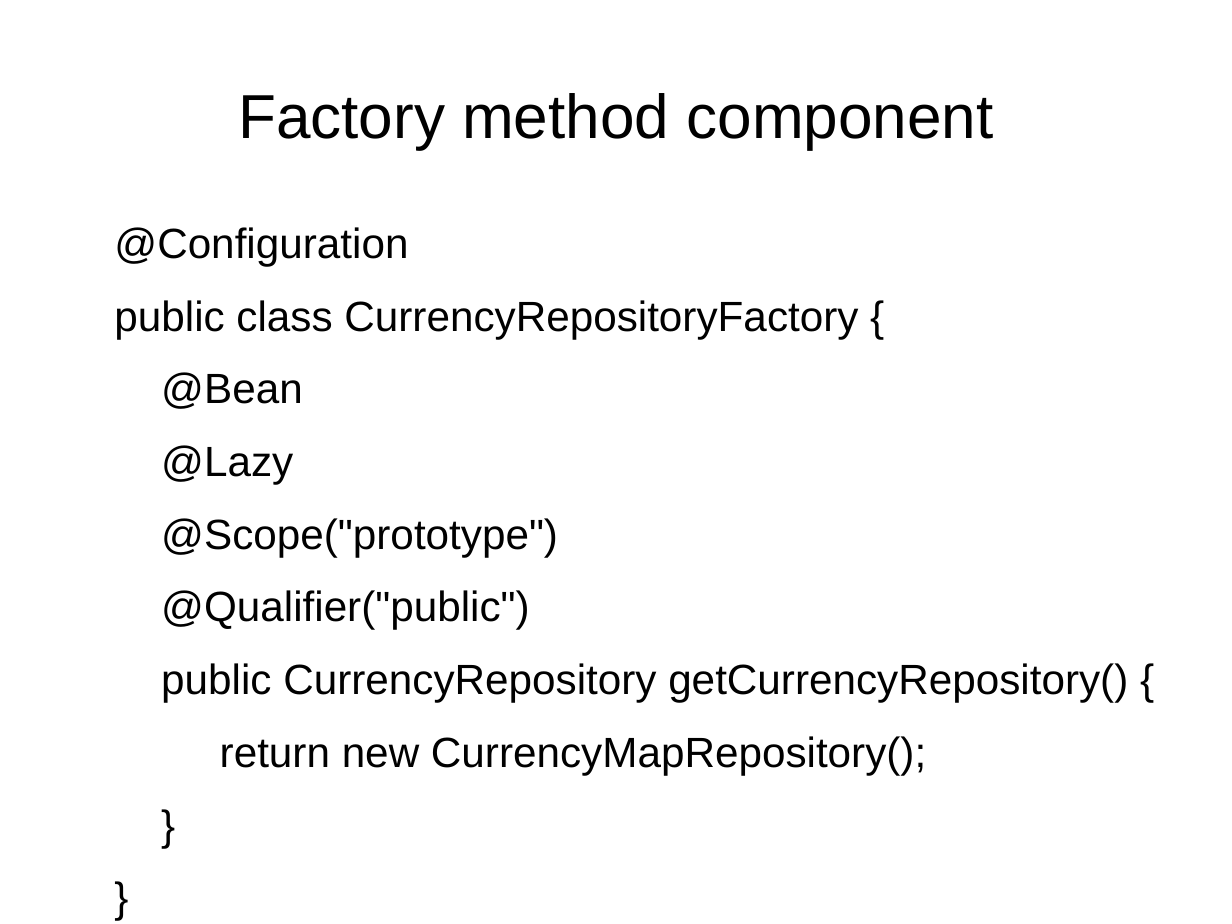
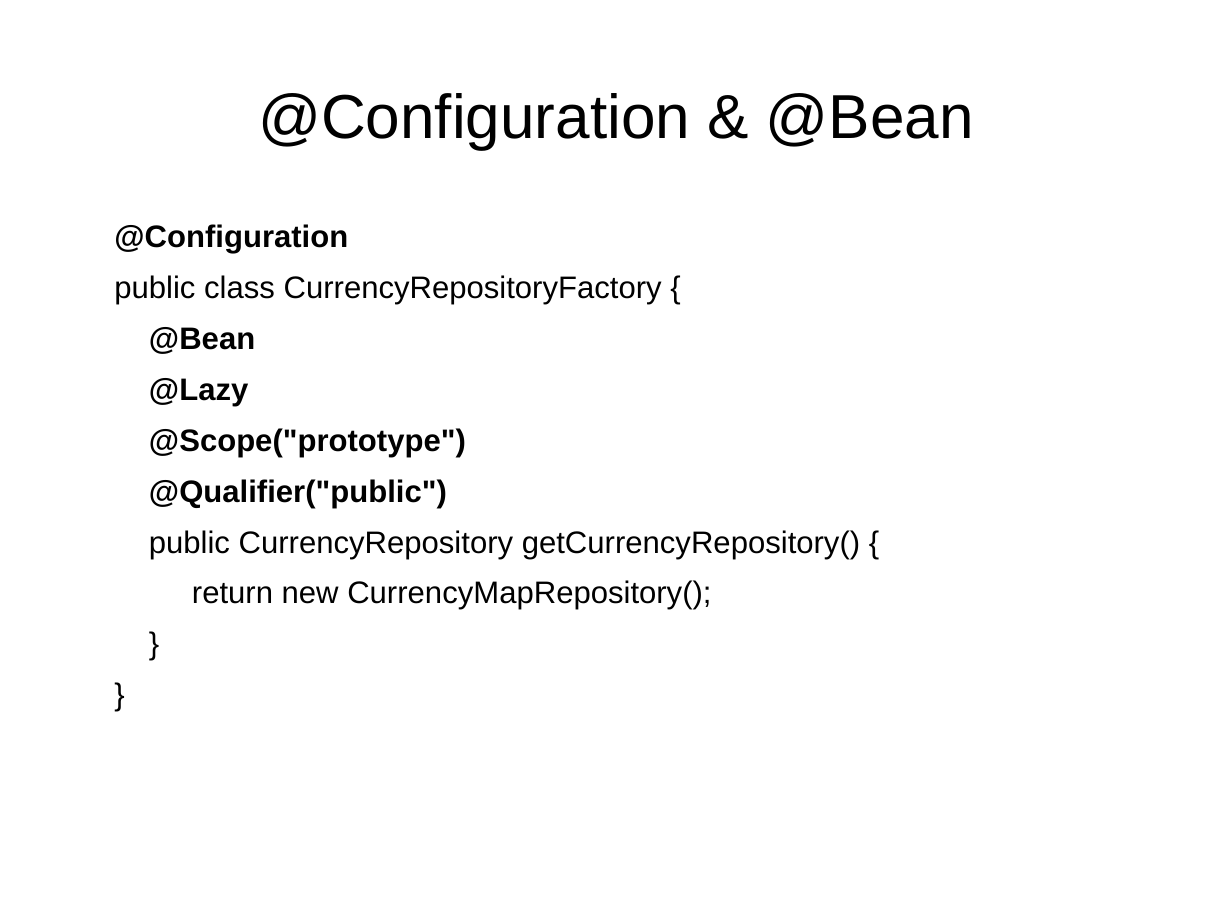
Before and after one commit to delia-popescu/spring-core, a slide deck: slide 30 of src/main/resources/spring_core.odp (slide 32 before the commit). Drawn at 1232x924 pixels with LibreOffice and Linux fonts; fonts in the diff are those of the drawing. Boxes give left, top, right and bottom in pixels: in the first picture for what was removed or moved away, otherwise in the second. Text is boxed around its words. In the diff, an @@ line names an element or a change of style, - is before the commit and + after.

```diff
--- a/src/main/resources/spring_core.odp
+++ b/src/main/resources/spring_core.odp
@@ title at <box>258,93,974,150</box>: text changed @@
-Factory method component
+@Configuration & @Bean
@@ text "@Configuration" at <box>114,224,860,610</box>: size 27.2 to 20 pt; bold on in "@Configuration", "@Bean", "@Lazy", "@Scope("prototype")" and 1 more places; less space between paragraphs @@
```
Also in this commit, not shown: 23 other slides changed, 34 slides added, 14 slides removed.
